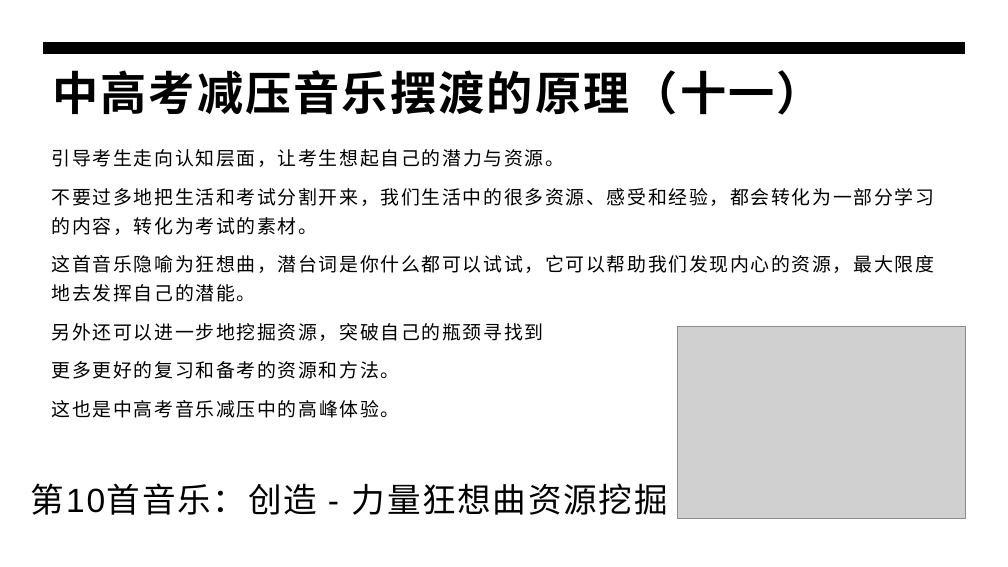
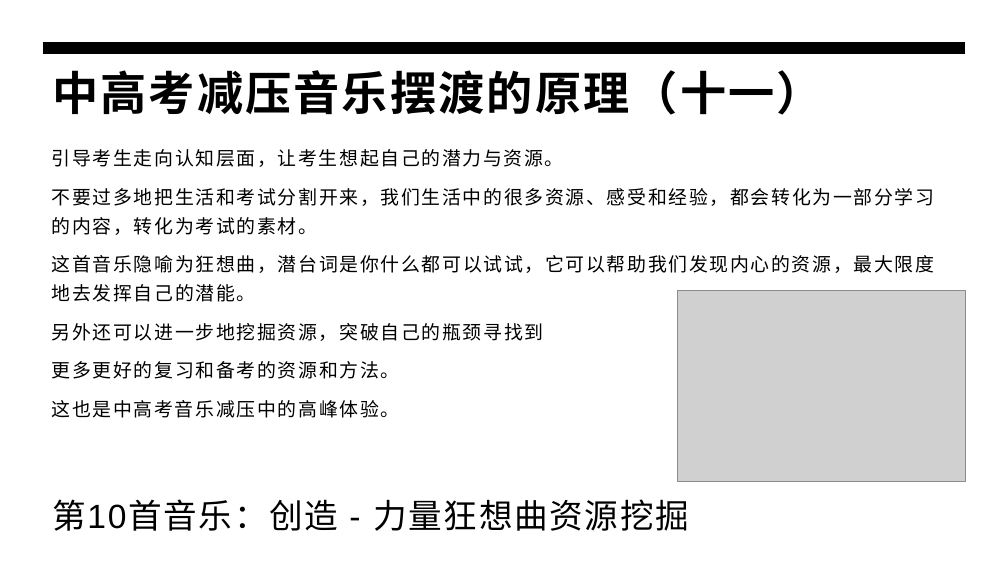
Before and after one commit to panxibei/writing, a slide deck: slide 31 of 44_心理学/30_浥尘伙伴社团原创：中高考音乐减压心理训练/PPT制作素材/浥尘伙伴社团：中高考音乐减压心理训练.pptx (slide 24 before the commit). Drawn at 1008x567 pixels with LibreOffice and Linux fonts; fonts in the diff are those of the drawing; grey boxes stand for pictures. Boxes give left, top, right and bottom in pixels: in the first picture for what was removed or moved away, otherwise in the second. Text is boxed around its words. In the diff, an @@ line names an element or a change of style, - is before the commit and + after.

```diff
--- a/44_心理学/30_浥尘伙伴社团原创：中高考音乐减压心理训练/PPT制作素材/浥尘伙伴社团：中高考音乐减压心理训练.pptx
+++ b/44_心理学/30_浥尘伙伴社团原创：中高考音乐减压心理训练/PPT制作素材/浥尘伙伴社团：中高考音乐减压心理训练.pptx
@@ picture: place and size @@
-picture at box(678, 327, 965, 518)
+picture at box(678, 290, 965, 482)
@@ text "第10首音乐：创造 - 力量狂想曲资源挖掘": place and size @@
-text "第10首音乐：创造 - 力量狂想曲资源挖掘" at box(31, 483, 668, 515)
+text "第10首音乐：创造 - 力量狂想曲资源挖掘" at box(52, 499, 689, 531)
```
Also in this commit, not shown: 17 other slides changed, 12 other files.
